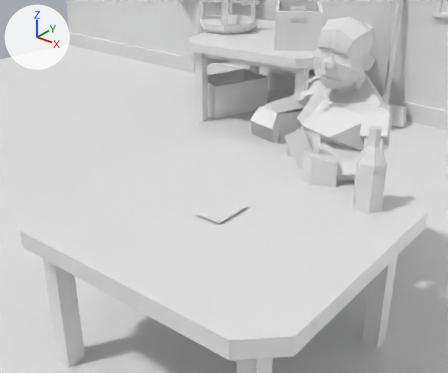
The FBX model Assets/Art/FBX/Level01_Assets.fbx as it was, and as the next commit left it.
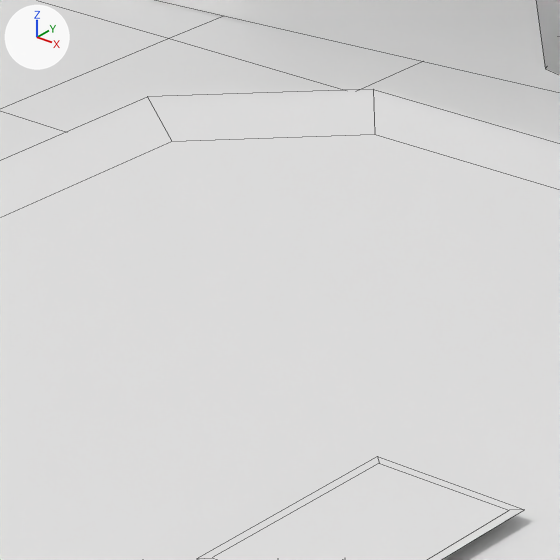
Old and new are each drawn from a 50 mm camera at (8.52, -15.77, 11.7) aimed at (-1.88, -2.78, 3.65) and again close up on the part from 36% to 57% of the width and 33% to 57% of the height. Lighting does not change. The marker at upper left points along +X, +Y and +Z. The older version's two pictures come first. The close-ups show mesh edges as thin lines. Where no turn or scale is listed for an object, it has been applied to the vertices.

Objects in the first close-up: 'Mesh_BarGround01', 'Mesh_BarShadows', 'Mesh_Card01', 'Mesh_Character01', 'Mesh_GameplayTable01'.
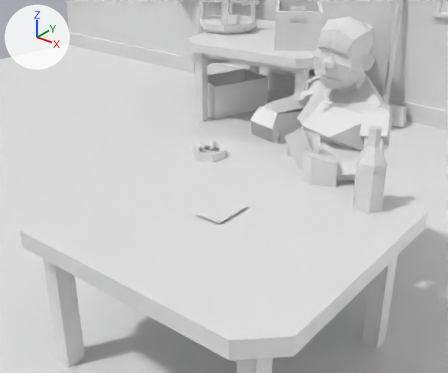
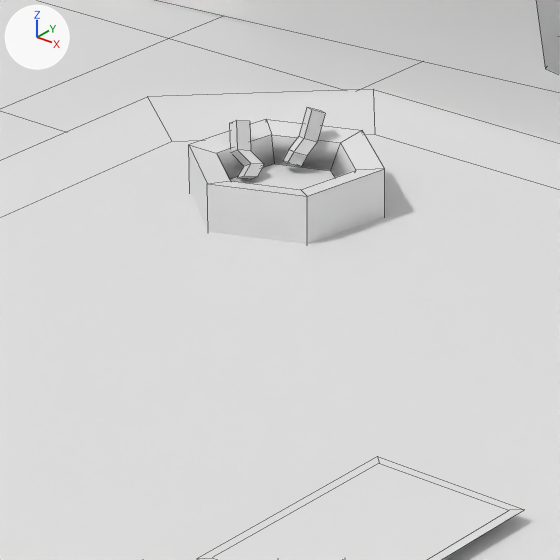
Boxes (x1, y1, x2, y2) around the edits, measured in the close-ups (560 x 560 px):
'Mesh_BarAshtray01', added: after (189, 108, 385, 244)

The change in detail:
Mesh me_circle is new.
It has 56 vertices, 47 faces and spans x -0.466..0.466, y -0.494..0.494, z -0.109..0.323.
Object 'Mesh_BarAshtray01' (ob_mesh_barashtray01) is new; it shows me_circle.
Its location is (-2.501, -2.687, 4.503).
